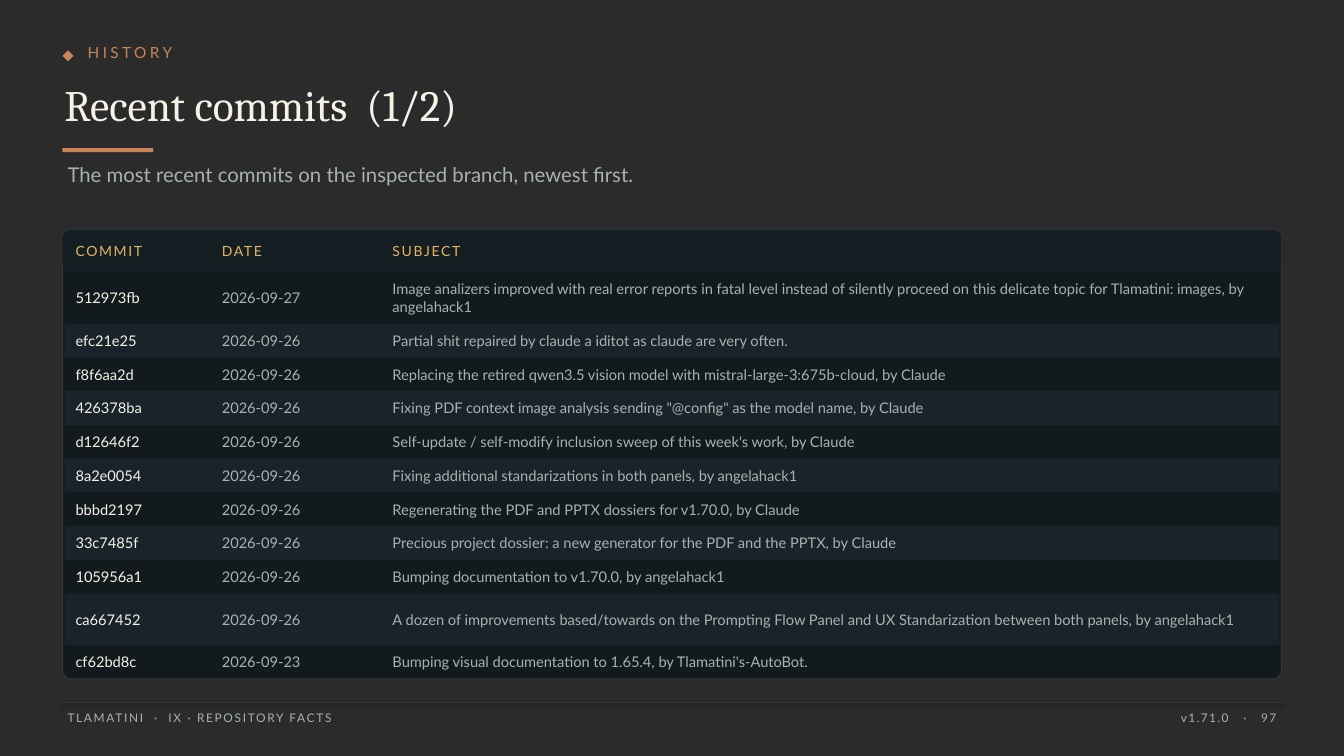
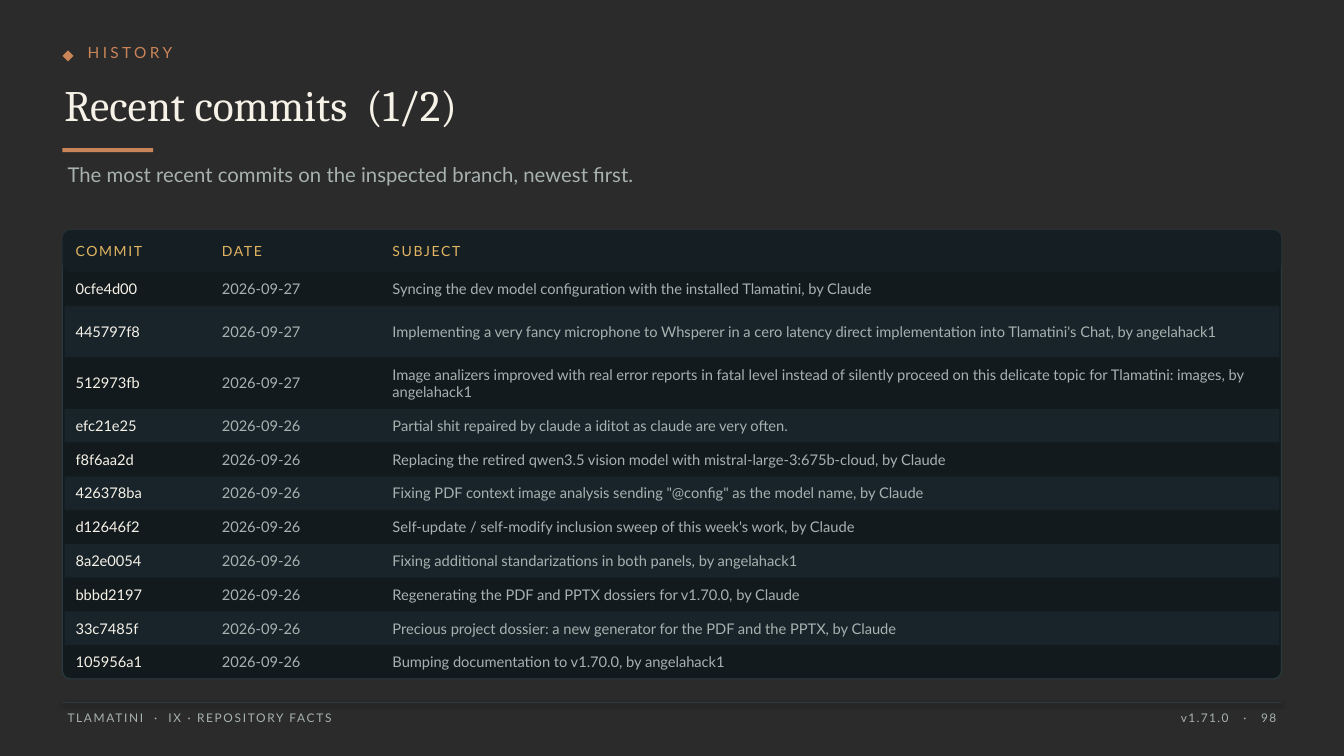
Before and after one commit to XAIHT/Tlamatini, a slide deck: slide 98 of Tlamatini_eXtended_Artificial_Intelligence_Humanly_Tempered.pptx (slide 97 before the commit). Drawn at 1344x756 pixels with LibreOffice and Linux fonts; fonts in the diff are those of the drawing; background and template pictures are left out; a plain dark background stands for a picture behind light text. Boxes give left, top, right and bottom in pixels: in the first picture for what was removed or moved away, otherwise in the second. Text is boxed around its words. In the diff, an @@ line names an element or a change of style, - is before the commit and + after.

```diff
--- a/Tlamatini_eXtended_Artificial_Intelligence_Humanly_Tempered.pptx
+++ b/Tlamatini_eXtended_Artificial_Intelligence_Humanly_Tempered.pptx
@@ text added at (76,283,138,294), 10.5 pt, text #F7F2E8 @@
+0cfe4d00
@@ text "2026-09-27": place and size @@
-text "2026-09-27" at (222,292,301,303)
+text "2026-09-27" at (222,283,301,294)
@@ text added at (392,283,872,297), 10.5 pt, text #A7B2B0 @@
+Syncing the dev model configuration with the installed Tlamatini, by Claude
@@ rectangle: place and size @@
-rectangle at (65,324,1279,357)
+rectangle at (65,306,1279,357)
@@ text added at (76,326,140,337), 10.5 pt, text #F7F2E8 @@
+445797f8
@@ text at (222,326,301,337): text changed @@
-2026-09-26
+2026-09-27
@@ text added at (392,326,1216,340), 10.5 pt, text #A7B2B0 @@
+Implementing a very fancy microphone to Whsperer in a cero latency direct implementation into Tlamatini's Chat, by angelahack1
@@ text at (222,377,301,388): text changed @@
-2026-09-26
+2026-09-27
@@ text removed at (392,504,799,518) @@
-Regenerating the PDF and PPTX dossiers for v1.70.0, by Claude
@@ 3 texts, 3 rectangles: place and size @@
-3 texts, 3 rectangles at (65,391,1279,560)
+3 texts, 3 rectangles at (65,408,1279,577)
@@ 3 texts: place and size @@
-3 texts at (222,436,301,582)
+3 texts at (222,454,301,600)
@@ text at (392,589,799,603): text changed @@
-Bumping documentation to v1.70.0, by angelahack1
+Regenerating the PDF and PPTX dossiers for v1.70.0, by Claude
@@ rectangle: place and size @@
-rectangle at (65,594,1279,645)
+rectangle at (65,612,1279,645)
@@ text removed at (76,614,141,625) @@
-ca667452
@@ text "2026-09-26": place and size @@
-text "2026-09-26" at (222,614,301,625)
+text "2026-09-26" at (222,623,301,634)
@@ text removed at (392,614,1235,628) @@
-A dozen of improvements based/towards on the Prompting Flow Panel and UX Standarization between both panels, by angelahack1
@@ 16 texts: place and size @@
-16 texts at (76,283,1245,582)
+16 texts at (76,369,1245,667)
@@ text removed at (76,656,137,667) @@
-cf62bd8c
@@ text at (222,656,301,667): text changed @@
-2026-09-23
+2026-09-26
@@ text at (392,656,725,670): text changed @@
-Bumping visual documentation to 1.65.4, by Tlamatini's-AutoBot.
+Bumping documentation to v1.70.0, by angelahack1
@@ text at (1181,713,1276,722): text changed @@
-v1.71.0 · 97
+v1.71.0 · 98
```
Also in this commit, not shown: 95 other slides changed, 1 slide added, 42 other files.
